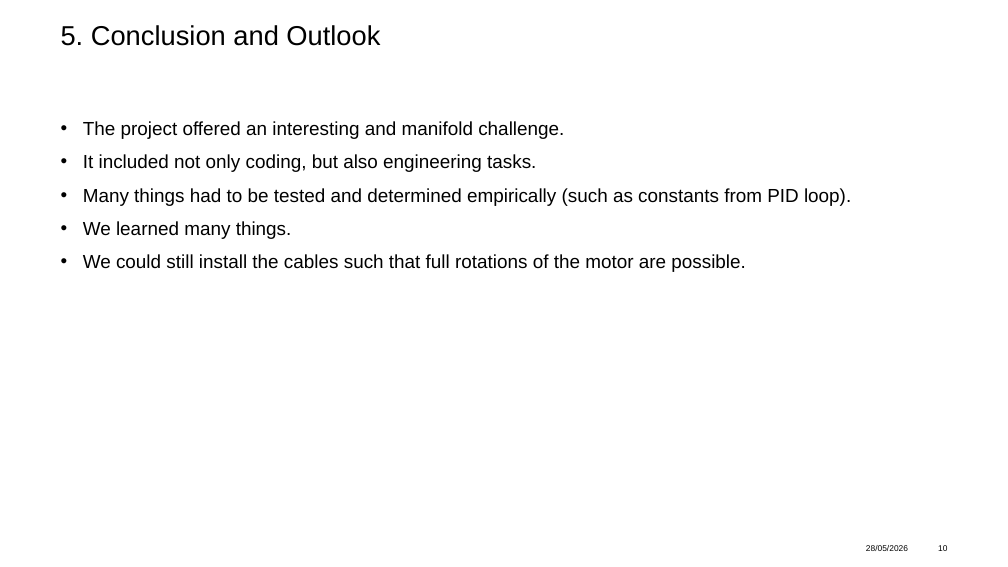
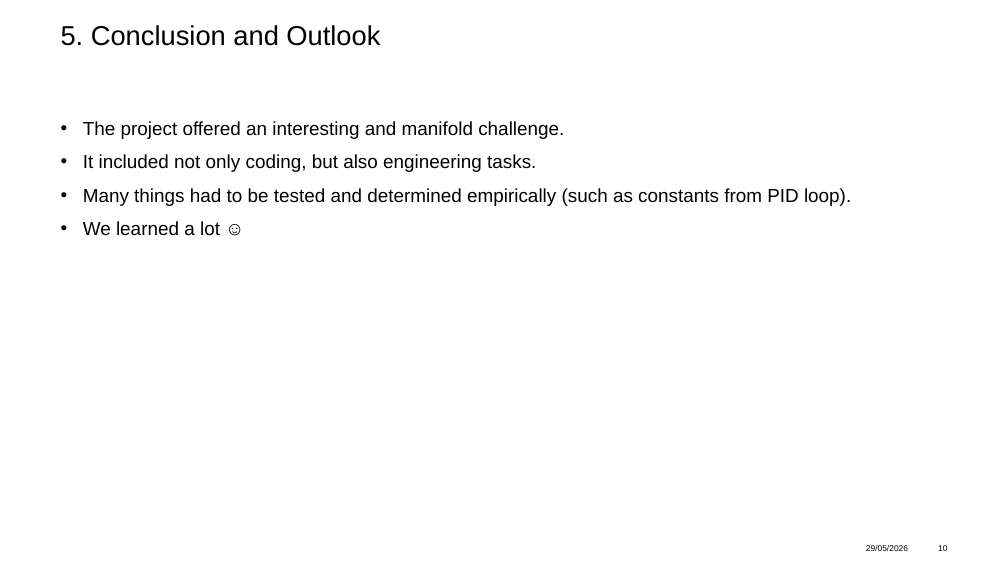
Before and after one commit to nrupf/furuta_pendulum, a slide deck: slide 10 of presentation/Furuta Pendulum.pptx. Drawn at 1008x567 pixels with LibreOffice and Linux fonts; fonts in the diff are those of the drawing; background and template pictures are left out. Boxes give left, top, right and bottom in pixels: in the first picture for what was removed or moved away, otherwise in the second. Text is boxed around its words. In the diff, an @@ line names an element or a change of style, - is before the commit and + after.

```diff
--- a/presentation/Furuta Pendulum.pptx
+++ b/presentation/Furuta Pendulum.pptx
@@ text at (x1=83, y1=221, x2=220, y2=236): text changed @@
-• We learned many things.
-• We could still install the cables such that full rotations of the motor are possible.
+• We learned a lot ☺
```
Also in this commit, not shown: 9 other slides changed, 1 other file.
